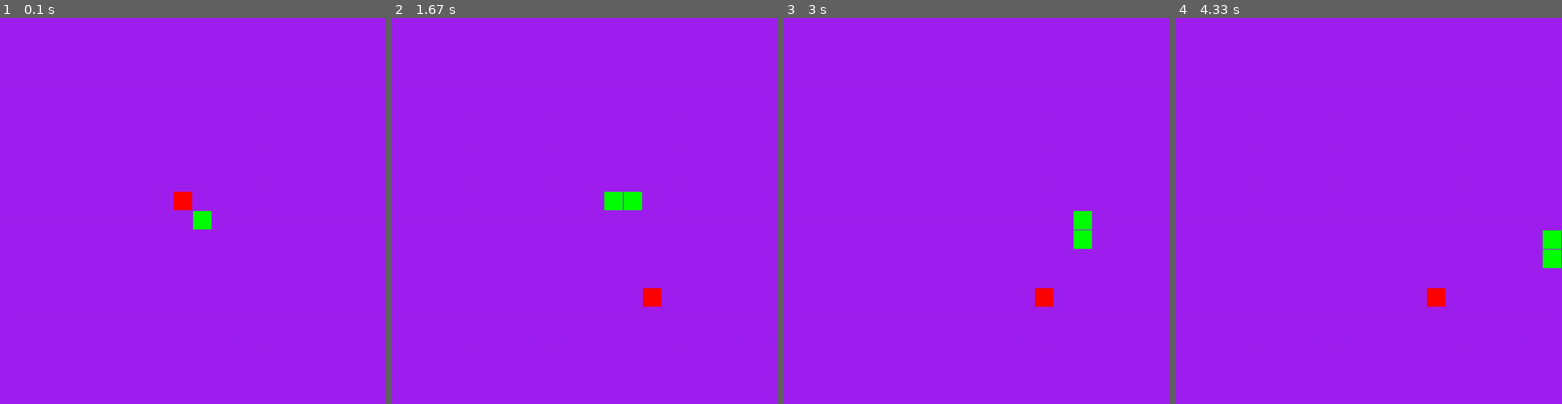
Above: before the commit, frames 1-4 (left to right).
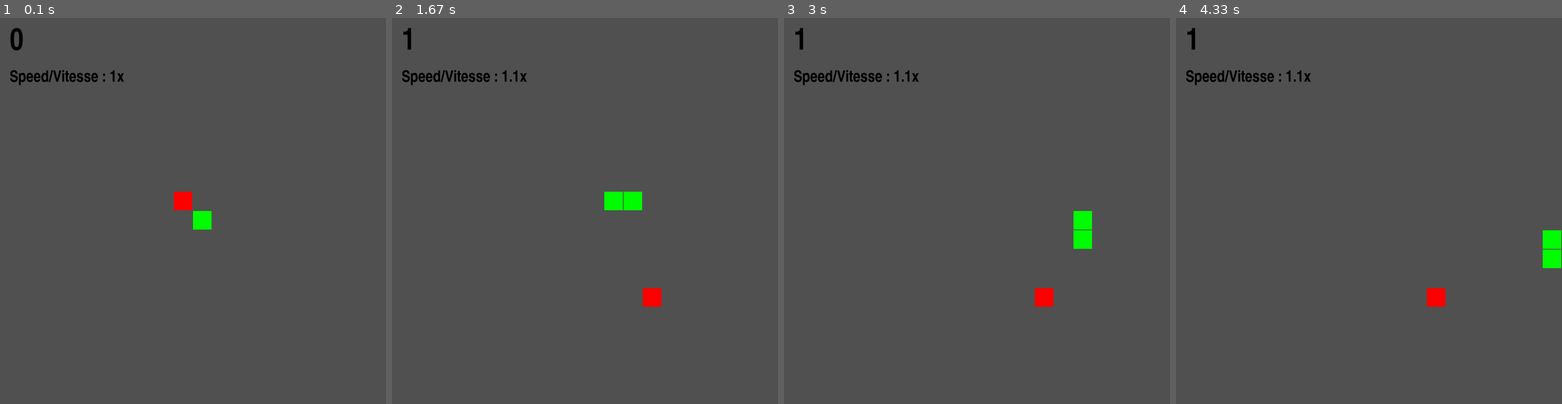
Above: after the commit, the same moments.

Repository: SchArthur/pyGames
Game: pygame game, started from snake.py
Two runs of this game, one before a commit and one after it. Both use one fixed random seed, a clock stepped at 60 frames per second and the inputs below.
Inputs:
- Up to frame 1 (0.1 s): no input
- Up to frame 2 (1.67 s): tap Z at 0.33 s; hold D 0.67-1.13 s; hold D 1.17-1.63 s
- Up to frame 3 (3 s): hold S 1.67-1.97 s; hold D 2-2.63 s; hold S from 2.67 s (still down)
- Up to frame 4 (4.33 s): release S at 3.03 s; hold D 3.07-3.53 s; hold D 3.57-4.03 s; hold S from 4.07 s (still down)

The runs differ from the first frame. In frame 1, 100% of the frame differs, in the area x 0-100%, y 0-100%; in frame 2, 99%; in frame 3, 99%; in frame 4, 99%.

Commit message:
Ajout d'un compteur de score et d'un fond plus doux pour les yeux

Diff:
--- a/snake.py
+++ b/snake.py
@@ -25,9 +25,15 @@
                     self.running = False
 
             # fill the screen with a color to wipe away anything from last frame
-            self.fenetre.fill("purple")
+            self.fenetre.fill('#535353')
 
             # RENDER YOUR GAME HERE
+            score_obj = gui_text(72, (25, 25), self.fenetre)
+            score_obj.draw(str(serpent.score), 'black')
+
+            vitesse_obj = gui_text(38, (25, 135), self.fenetre)
+            vitesse_obj.draw("Speed/Vitesse : " + str(round(serpent.speed, 2)) + "x", 'black')
+
             serpent.move()
             if serpent.is_alive != True:
                 break
@@ -56,6 +62,7 @@
     direction = 'up'
     direction_pressed = 'left'
     time = 0
+    score = 0
     is_alive = True
     snake_body = []
 
@@ -90,6 +97,7 @@
         self.fruit.draw()
 
     def grow(self):
+        self.score += 1
         self.snake_eat.play()
         self.size += 1
         self.speed += 0.1
@@ -163,5 +171,15 @@
         self.fruit_rect = pygame.rect.Rect([self.pos, (tile_size -2, tile_size - 2)])
         pygame.draw.rect(self.screen, 'red', self.fruit_rect)
 
+class gui_text:
+    font = "impact"
+    def __init__(self, size, pos, screen) -> None:
+        self.screen = screen
+        self.pos = pos
+        self.font = pygame.font.SysFont(self.font , size)
+
+    def draw(self, txt, color):
+        text_img = self.font.render(txt, True, color)
+        self.screen.blit(text_img, self.pos)
 
 jeu_snake(window_size)
